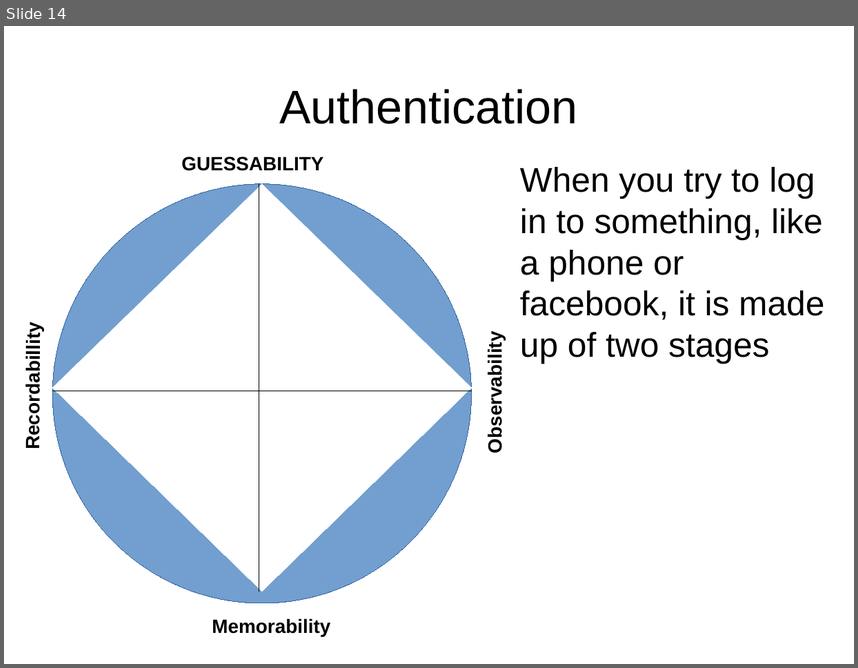
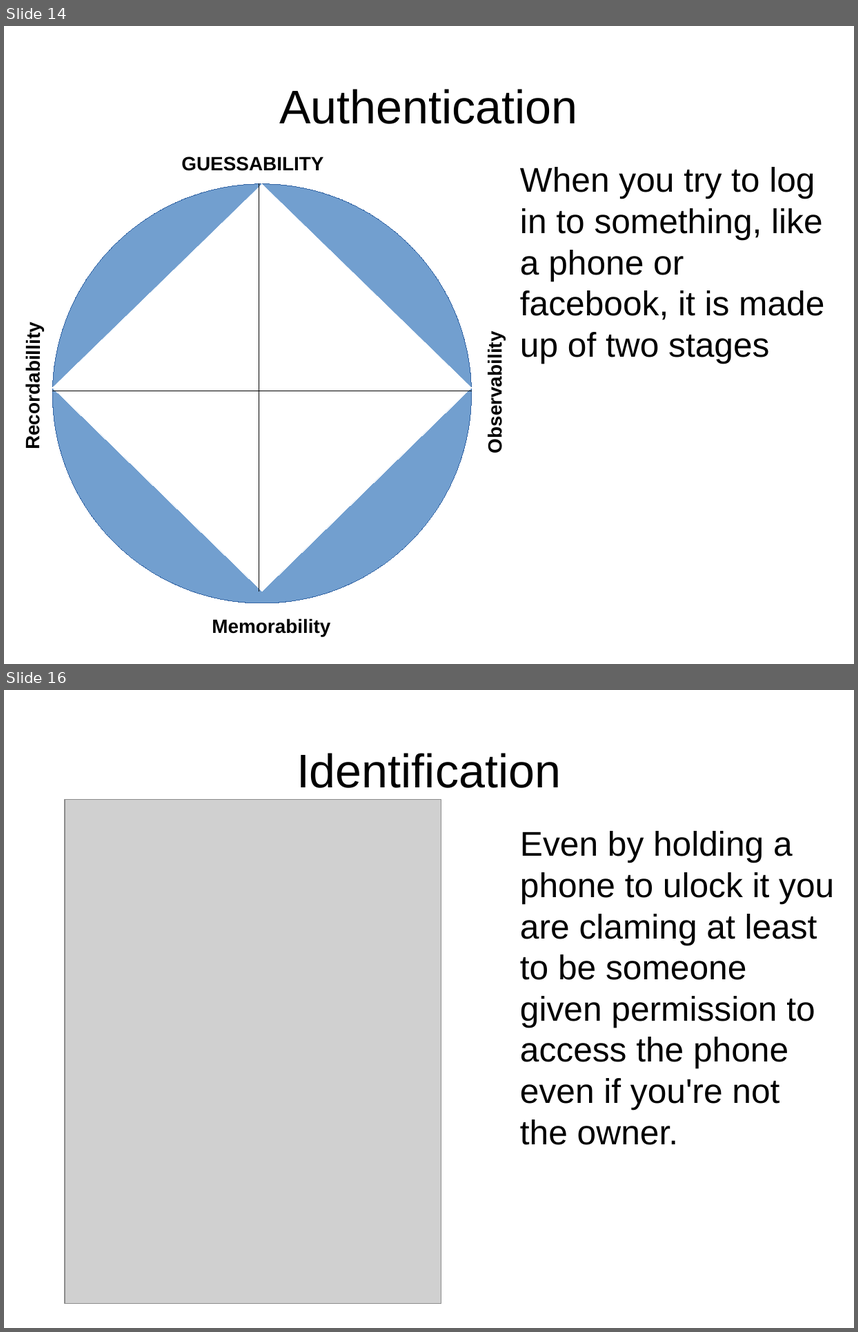
Before and after one commit to EuanCockburn/HCSpasswordgroup, a slide deck: 'Story board'.odp. Shown one above the other, each under a label of ours: slide 14 before the commit, slides 14 and 16 after it; the slides between them are not shown. The pictures are 858x668 and 858x1332 pixels, drawn with LibreOffice and Linux fonts; fonts in the diff are those of the drawing; grey boxes stand for pictures. Boxes give left, top, right and bottom in pixels: in the first picture for what was removed or moved away, otherwise in the second. Text is boxed around its words. In the diff, an @@ line names an element or a change of style, - is before the commit and + after.

```diff
--- a/'Story board'.odp
+++ b/'Story board'.odp
@@ slide 16 added at [4, 690, 854, 1328], background #FFFFFF @@
@@ title added at [297, 753, 561, 788], 44 pt, text #000000 @@
+Identification
@@ picture added at [65, 800, 441, 1304] @@
@@ text added at [520, 831, 834, 1145], 32 pt, text #000000 @@
+Even by holding a phone to ulock it you are claming at least to be someone given permission to access the phone even if you're not the owner.
```
Also in this commit, not shown: 1 slide changed, 4 other slides added, 7 other files.
